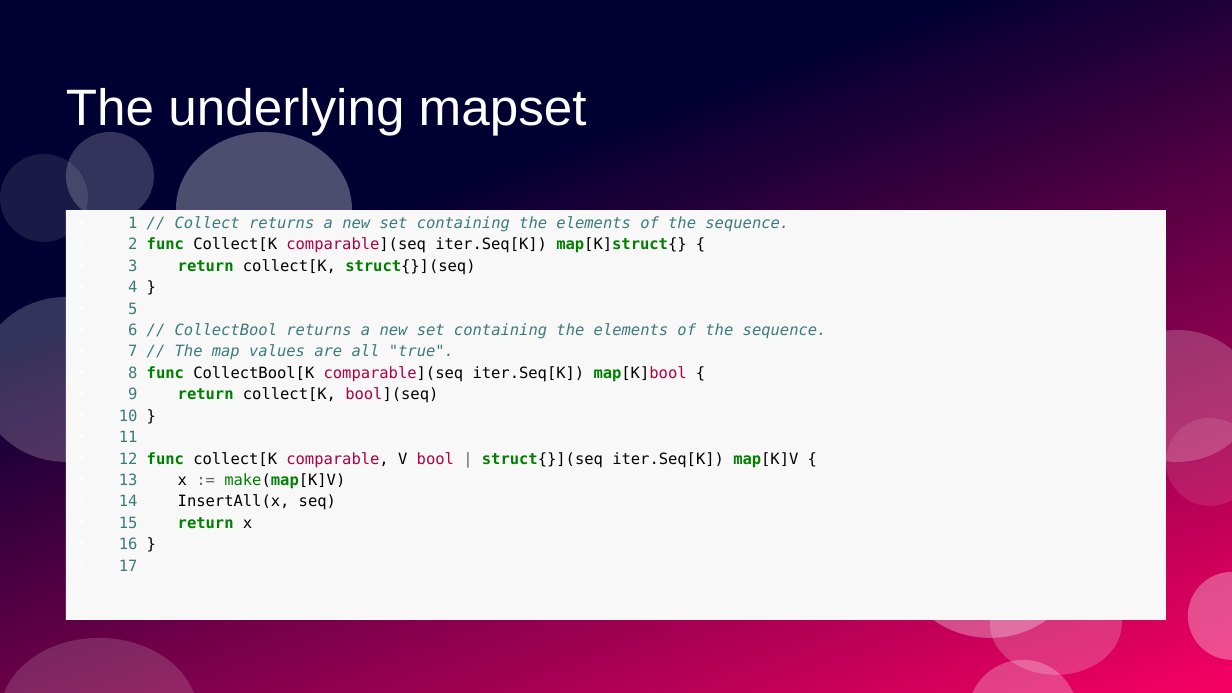
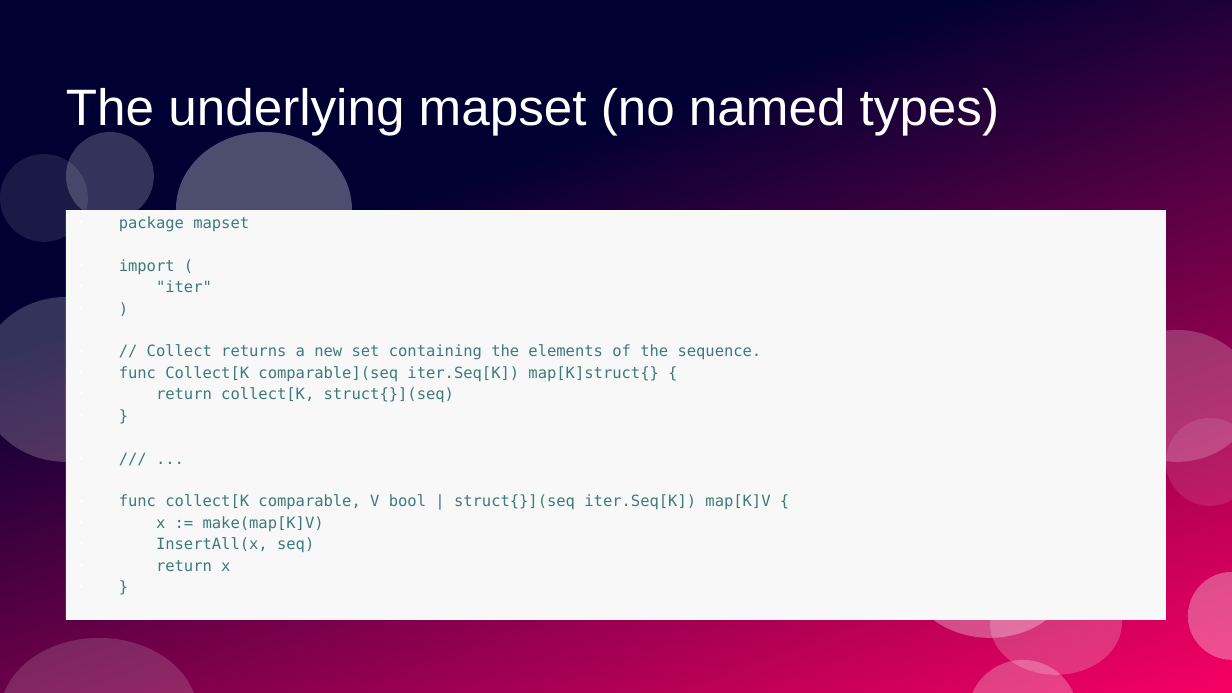
Before and after one commit to ramalho/sets-in-go, a slide deck: slide 14 of sets-in-go.odp. Drawn at 1232x693 pixels with LibreOffice and Linux fonts; fonts in the diff are those of the drawing. Boxes give left, top, right and bottom in pixels: in the first picture for what was removed or moved away, otherwise in the second. Text is boxed around its words. In the diff, an @@ line names an element or a change of style, - is before the commit and + after.

```diff
--- a/sets-in-go.odp
+++ b/sets-in-go.odp
@@ title at <box>66,88,999,135</box>: text changed @@
-The underlying mapset
+The underlying mapset (no named types)
@@ text at <box>119,216,770,571</box>: text changed @@
-● 1 // Collect returns a new set containing the elements of the sequence.
-● 2 func Collect[K comparable](seq iter.Seq[K]) map[K]struct{} {
-● 3 return collect[K, struct{}](seq)
-● 4 }
-● 5
-● 6 // CollectBool returns a new set containing the elements of the sequence.
-● 7 // The map values are all "true".
-● 8 func CollectBool[K comparable](seq iter.Seq[K]) map[K]bool {
-● 9 return collect[K, bool](seq)
-● 10 }
-● 11
-● 12 func collect[K comparable, V bool | struct{}](seq iter.Seq[K]) map[K]V {
-● 13 x := make(map[K]V)
-● 14 InsertAll(x, seq)
-● 15 return x
-● 16 }
-● 17
+● package mapset
+● import (
+● "iter"
+● )
+● // Collect returns a new set containing the elements of the sequence.
+● func Collect[K comparable](seq iter.Seq[K]) map[K]struct{} {
+● return collect[K, struct{}](seq)
+● }
+● /// ...
+● func collect[K comparable, V bool | struct{}](seq iter.Seq[K]) map[K]V {
+● x := make(map[K]V)
+● InsertAll(x, seq)
+● return x
+● }
```
Also in this commit, not shown: 1 other slide changed, 1 slide added, 6 other files.
